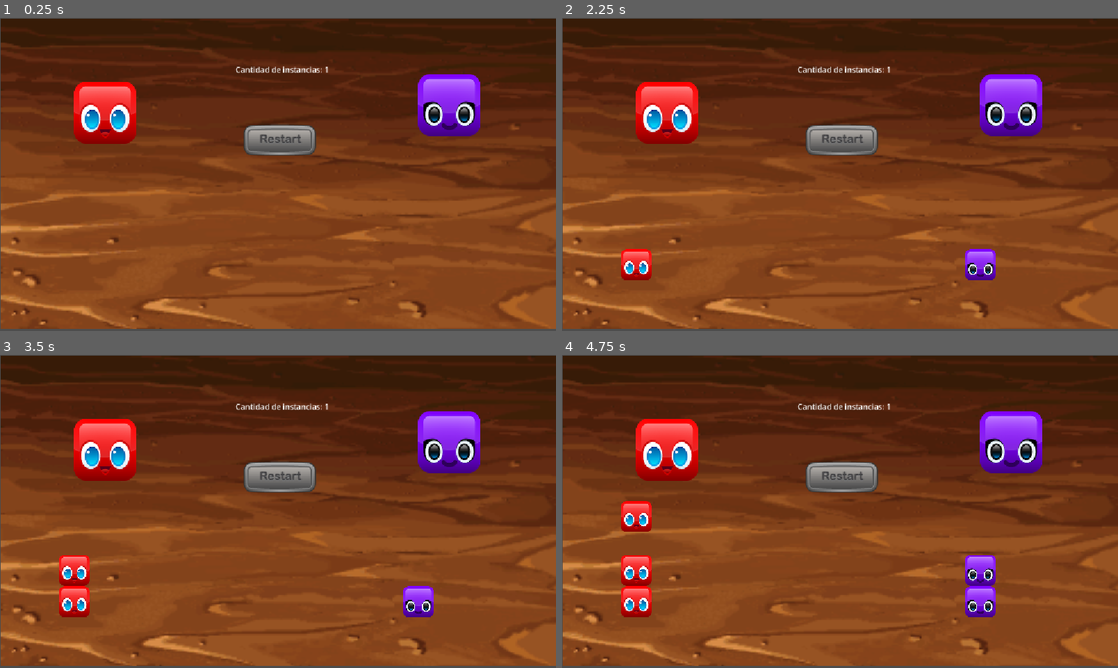
Above: before the commit, frames 1-4 (two rows, left to right).
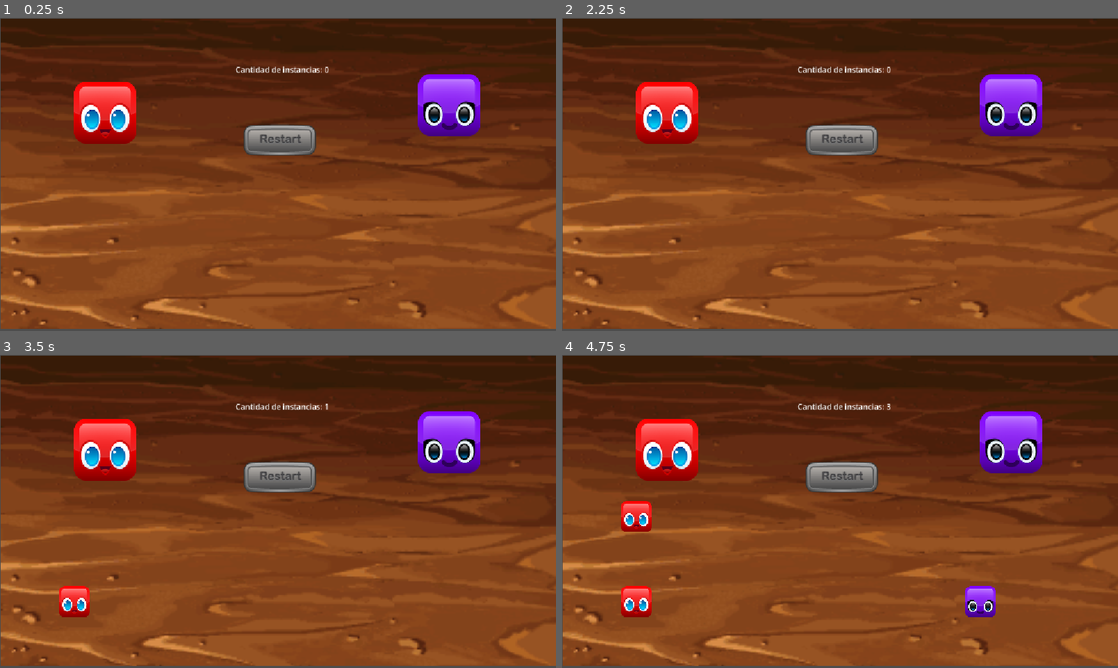
Above: after the commit, the same moments.

Repository: KevinSanchez96/ejercicio_senales
Game: Godot game, scene res://scenes/Menu/Menu.tscn
The game is run twice, just before and just after one commit, with the same random seed, the same clock (stepped at 60 frames per second) and the same inputs.
Inputs (mouse positions are in pixels of both pictures, inside the frame that each line leads up to):
- Up to frame 1 (0.25 s): no input
- Up to frame 2 (2.25 s): click (667, 111) at 0.5 s; click (1012, 105) at 1.25 s; click (840, 140) at 2 s
- Up to frame 3 (3.5 s): click (105, 448) at 2.75 s
- Up to frame 4 (4.75 s): click (1012, 442) at 3.5 s; click (667, 448) at 4.25 s

The runs differ from the first frame. In frame 1, less than 0.1% of the frame differs, in the area x 58-60%, y 15-18%; in frame 2, 1.1%, in the area x 10-78%, y 15-84%; in frame 3, 1.1%; in frame 4, 1.1%.
Error before the commit: Invalid type in function 'connect' in base 'Signal'. Cannot convert argument 1 from Nil to Callable. (res://scenes/Menu/Menu.gd:13)

Commit message:
9_Punto final reset Menu

Diff:
--- a/scenes/Buttons/Reset/reset.gd
+++ b/scenes/Buttons/Reset/reset.gd
@@ -12,7 +12,7 @@
 
 
 func _on_button_down() -> void:
-	var blocks = get_tree().get_node_count_in_group("blocks")
+	var blocks = get_tree().get_nodes_in_group("blocks")
 
 	for block in blocks:
 		block.delete()
--- a/scenes/Menu/Menu.gd
+++ b/scenes/Menu/Menu.gd
@@ -10,8 +10,8 @@
 	$CountLabel.text = INSTANCES_TEXT + str(instancesCount)
 	pass
 
-	$RedGenerator.button_down.connect(count_new_instance())
-	$VioletGenerator.button_down.connect(count_new_instance())
+	$RedGenerator.button_down.connect(count_new_instance)
+	$VioletGenerator.button_down.connect(count_new_instance)
 
 func count_new_instance():
 	instancesCount += 1
--- a/scenes/Menu/Menu.tscn
+++ b/scenes/Menu/Menu.tscn
@@ -9,7 +9,7 @@
 [sub_resource type="RectangleShape2D" id="1"]
 size = Vector2(1519.98, 67.3924)
 
-[node name="Menu" type="Node2D" unique_id=930385759]
+[node name="Menu" type="Node2D" unique_id=930385759 groups=["blocks"]]
 script = ExtResource("5")
 
 [node name="Background" type="Sprite2D" parent="." unique_id=570608311]
